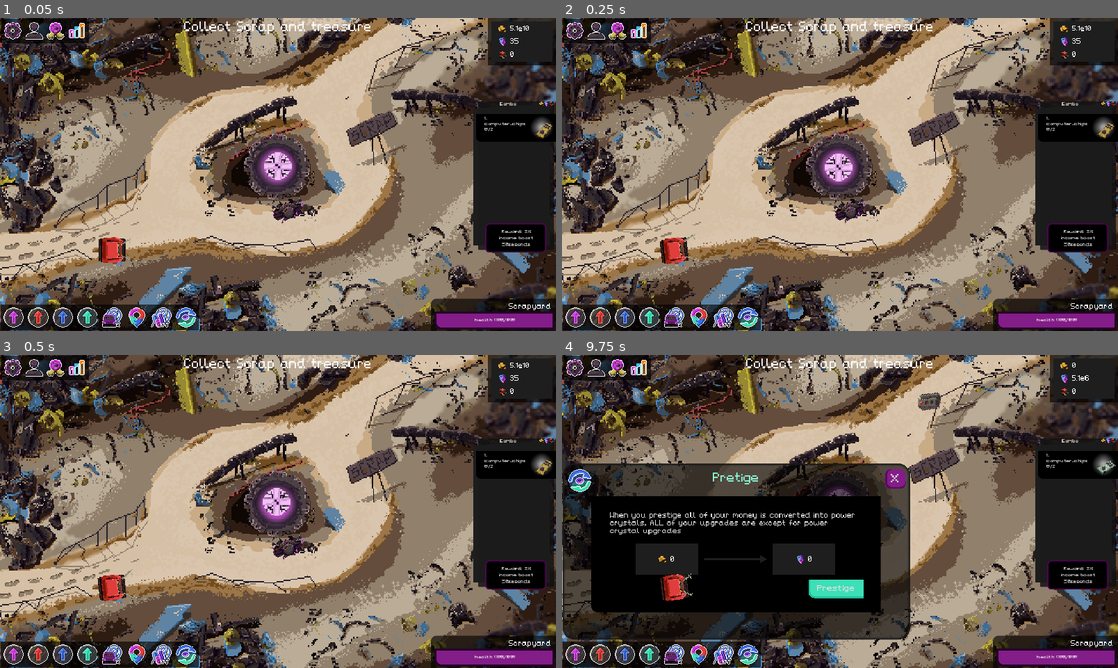
Above: before the commit, frames 1-4 (two rows, left to right).
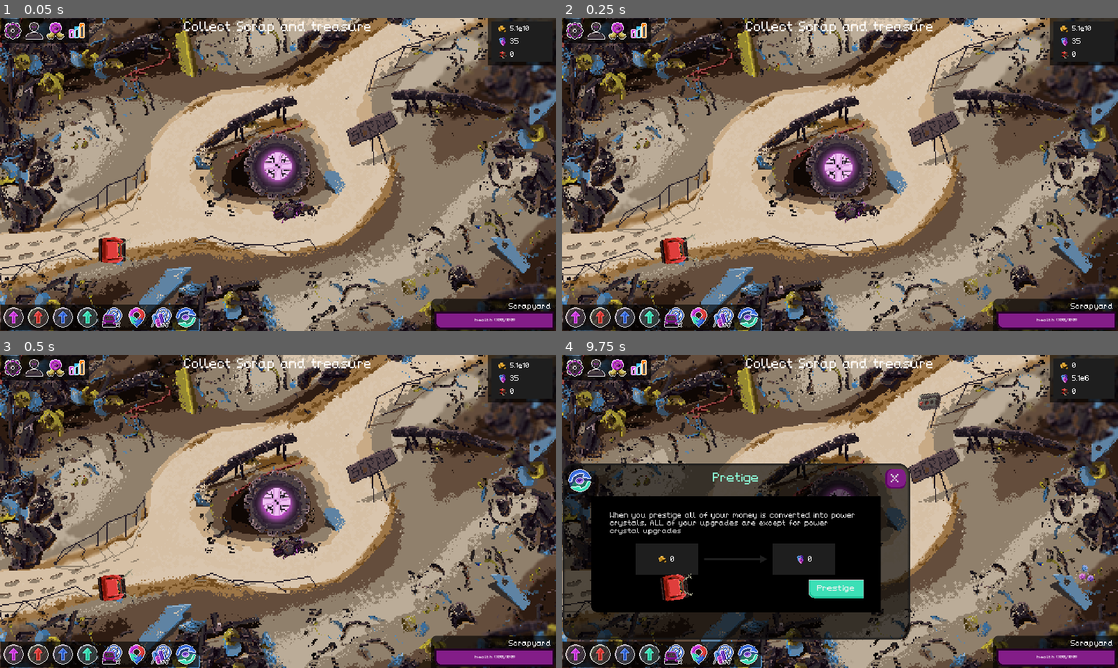
Above: after the commit, the same moments.

Repository: NathanHeaton/Robo-revolution
Game: Godot game, scene res://Main/main.tscn
Same seed, same stepped clock (60 frames per second), same inputs: the game is played once before the commit and once after it.
Inputs (mouse positions are in pixels of both pictures, inside the frame that each line leads up to):
- Up to frame 1 (0.05 s): no input
- Up to frame 2 (0.25 s): no input
- Up to frame 3 (0.5 s): no input
- Up to frame 4 (9.75 s): click (595, 367) at 0.5 s; click (617, 367) at 1.25 s; click (639, 367) at 2 s; click (573, 655) at 2.75 s; click (600, 655) at 3.5 s; click (623, 655) at 4.25 s; click (650, 655) at 5 s; click (673, 655) at 5.75 s; click (701, 655) at 6.5 s; click (723, 655) at 7.25 s; click (745, 655) at 8 s; click "Prestige" at 8.75 s; click (1106, 442) at 9.52 s

The runs differ from the first frame. In frame 1, 5.7% of the frame differs, in the area x 85-100%, y 26-75%; in frame 2, 5.7%; in frame 3, 5.7%; in frame 4, 5.8%, in the area x 44-100%, y 26-78%.

Commit message:
set up combo upgrade in main

Diff:
--- a/robo-revolution/Globals/game_stats.gd
+++ b/robo-revolution/Globals/game_stats.gd
@@ -66,11 +66,13 @@
 		"synergy_mult" : 777 # 777X
 	},
 	"combo":{
+		"combo_duration": 30,
 		"combo_mult" : 2,
 		"super_combo_mult" : 10,
 		"super_combo_chance" : 12,
 		"powerC_combo_mult": 2,
 		"combos_completed": 0,
+		"bought": false,
 	},
 	"companion":{
 		"amount": 1,
--- a/robo-revolution/Main/main.gd
+++ b/robo-revolution/Main/main.gd
@@ -118,6 +118,15 @@
 			_3X_Sell_Value_upgrade(upgrade["level"])
 		"Alien Key":
 			_give_alien_key()
+		"Combo":
+			_combo_upgrade(upgrade["level"])
+func _combo_upgrade(level: int):
+	if(level == 1):
+		GameStats.stats["combo"]["bought"] = true
+		GameStats.set_stat("combo","bought",null)
+	else:
+		print("bought combo")
+		GameStats.set_stat("combo","duration",snapped(clamp(4 + log(level + 1) * -1.15, 0.1, 5), 0.01))
 
 func _spawnrate_upgrade(level: int):
 	GameStats.set_stat("luck","spawn_time",snapped(clamp(4 + log(level + 1) * -1.15, 0.1, 5), 0.01))
--- a/robo-revolution/UI/hud.gd
+++ b/robo-revolution/UI/hud.gd
@@ -20,7 +20,6 @@
 	Money.connect("powerC_changed", Callable(self, "_on_powerC_changed"))
 	GameStats.connect("stats_changed", Callable(self, "_manage_stat_change"))
 	_update_health()
-	_setup_combo()
 
 
 func _hide_panels():
@@ -47,6 +46,9 @@
 	#$Message.show()
 	#$Message_Timer.start()
 
+func _start_combo():
+	_setup_combo()
+
 
 func _setup_combo():
 	var combo = combo_scene.instantiate()
@@ -61,6 +63,8 @@
 	match stat:
 		"health":
 			_update_health()
+		"bought":
+			_start_combo()
 
 func _prestige_handeler():
 	$Prestige_panel/Scrapyard_content/Panel/MarginContainer/Upgarde_Content_Panel/MarginContainer/VBoxContainer/MarginContainer/conversion/PanelContainer/money_box/money.text = Money.covert_Scientific_format(Money.MONEY)
